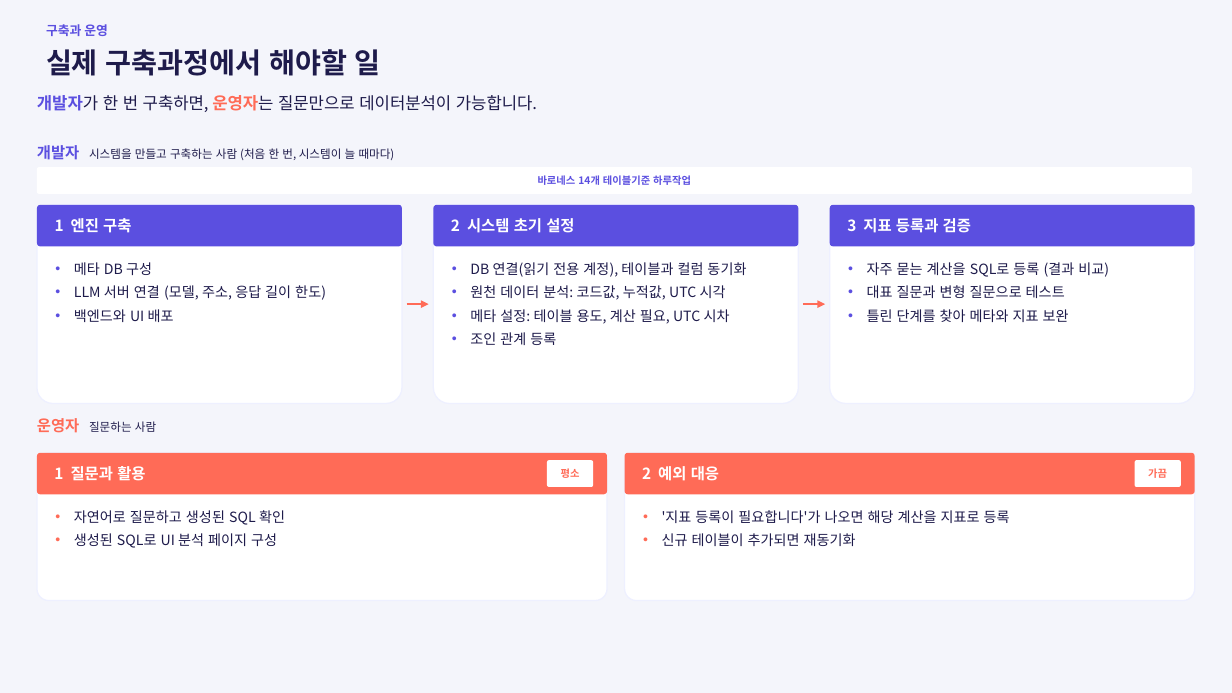
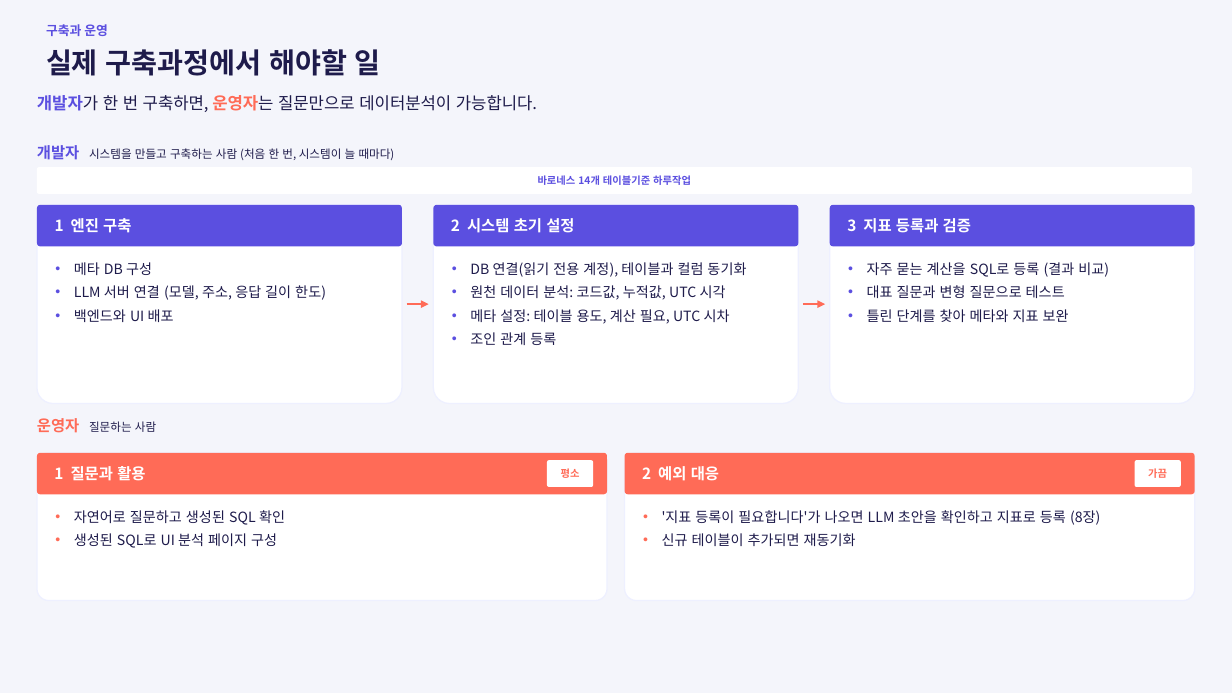
Before and after one commit to kimaab/nl2sql, a slide deck: slide 5 of docs/NL2SQL-메타정보-설계.pptx. Drawn at 1232x693 pixels with LibreOffice and Linux fonts; fonts in the diff are those of the drawing. Boxes give left, top, right and bottom in pixels: in the first picture for what was removed or moved away, otherwise in the second. Text is boxed around its words. In the diff, an @@ line names an element or a change of style, - is before the commit and + after.

```diff
--- a/docs/NL2SQL-메타정보-설계.pptx
+++ b/docs/NL2SQL-메타정보-설계.pptx
@@ text at (662,510,1100,525): text changed @@
-• '지표 등록이 필요합니다'가 나오면 해당 계산을 지표로 등록
+• '지표 등록이 필요합니다'가 나오면 LLM 초안을 확인하고 지표로 등록 (8장)
```
Also in this commit, not shown: 1 other slide changed, 2 slides added, 32 other files.
